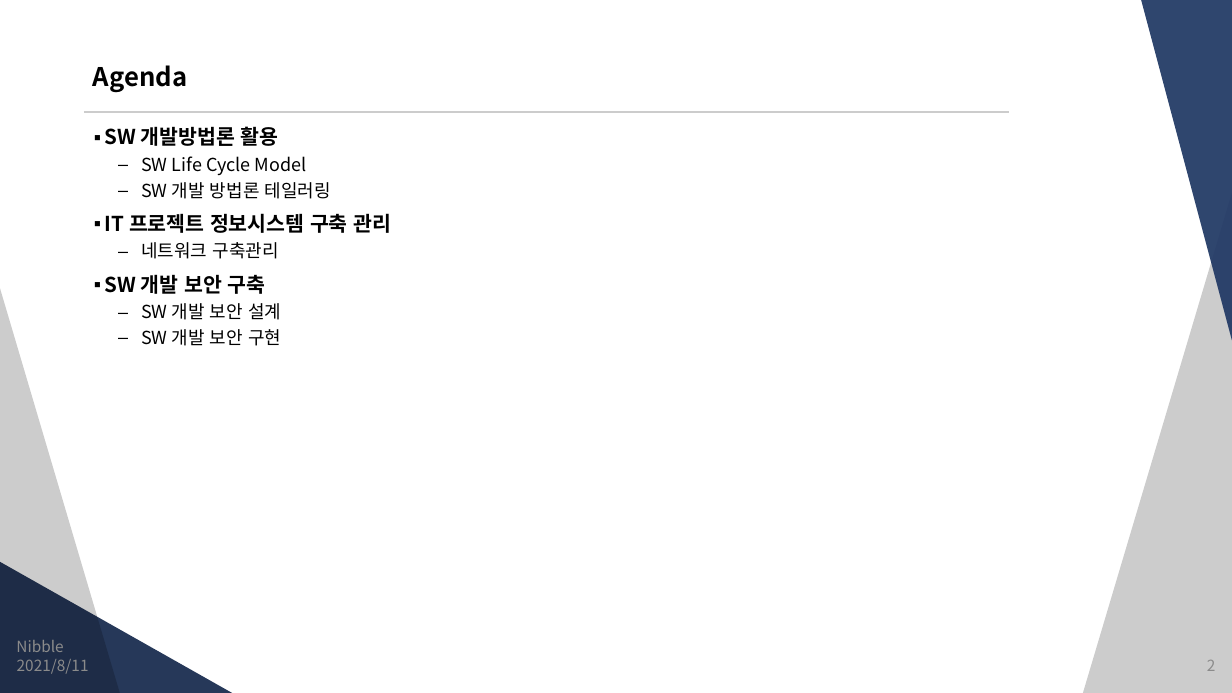
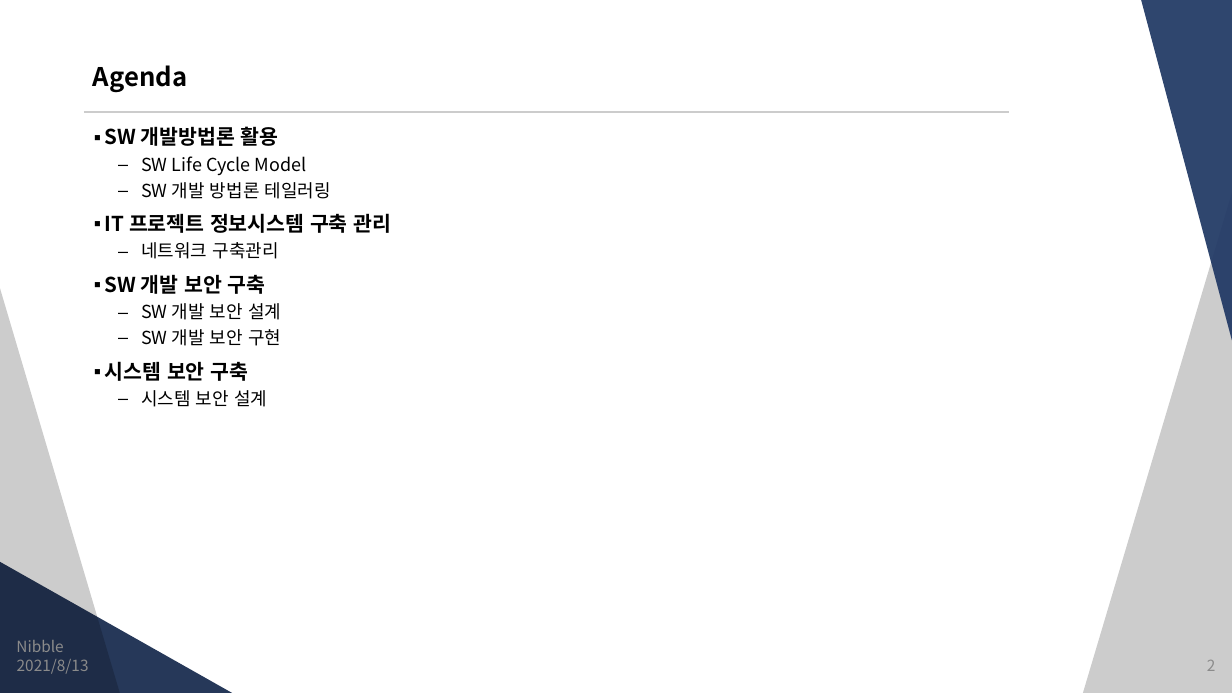
Before and after one commit to JungSangHyeon/2021-TIL, a slide deck: slide 2 of 정보처리기사/5. 정보시스템 구축관리.pptx. Drawn at 1232x693 pixels with LibreOffice and Linux fonts; fonts in the diff are those of the drawing. Boxes give left, top, right and bottom in pixels: in the first picture for what was removed or moved away, otherwise in the second. Text is boxed around its words. In the diff, an @@ line names an element or a change of style, - is before the commit and + after.

```diff
--- a/정보처리기사/5. 정보시스템 구축관리.pptx
+++ b/정보처리기사/5. 정보시스템 구축관리.pptx
@@ text at bbox=[105, 361, 267, 407]: paragraphs added @@
+▪ 시스템 보안 구축
+  – 시스템 보안 설계
@@ text at bbox=[17, 659, 89, 674]: text changed @@
-2021/8/11
+2021/8/13
```
Also in this commit, not shown: 14 other slides changed, 1 slide added.
